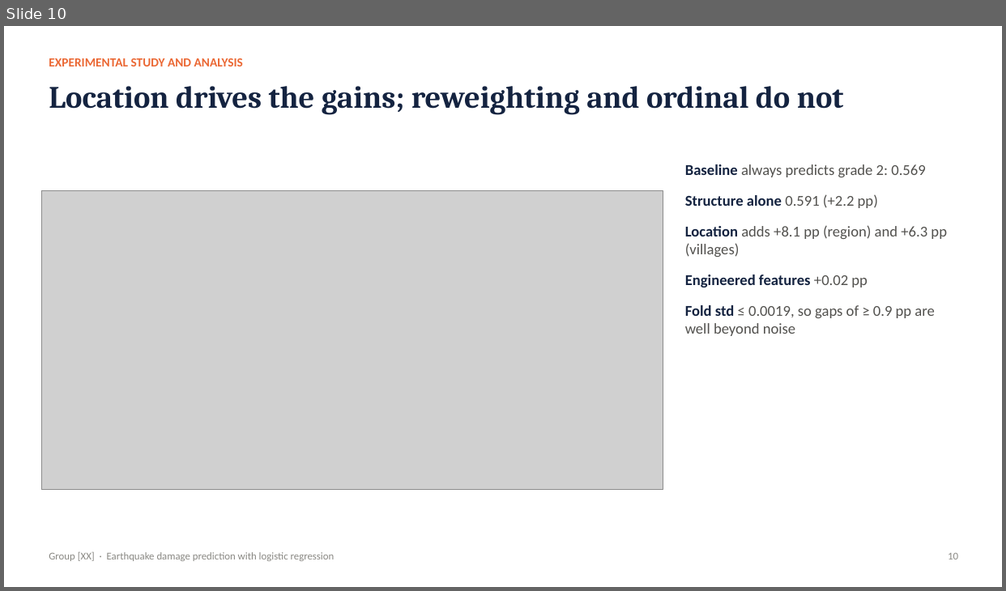
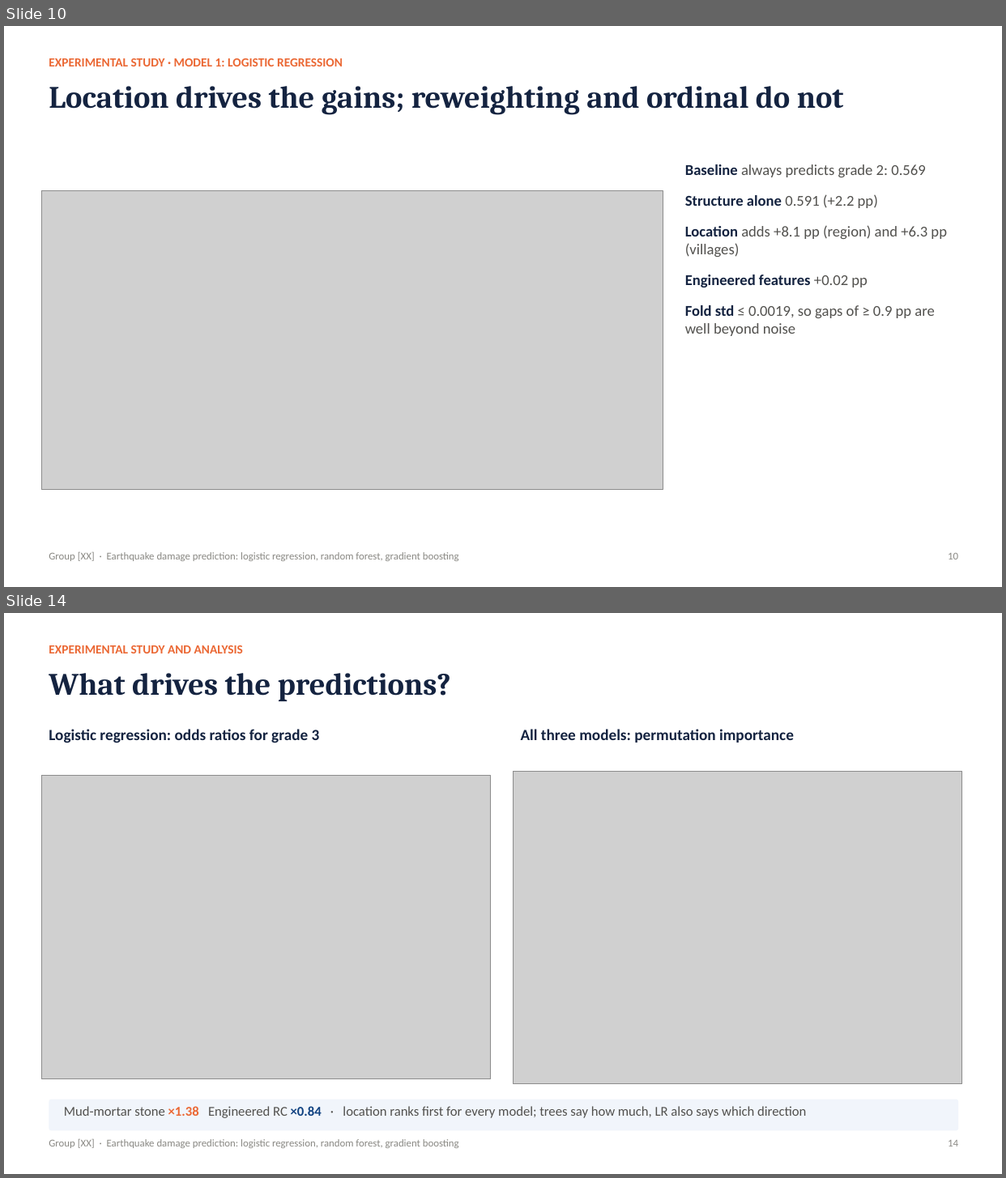
Before and after one commit to watersalamander/MH6810-Python-Project, a slide deck: slides/presentation.pptx. Shown one above the other, each under a label of ours: slide 10 before the commit, slides 10 and 14 after it; the slides between them are not shown. The pictures are 1006x591 and 1006x1178 pixels, drawn with LibreOffice and Linux fonts; fonts in the diff are those of the drawing; grey boxes stand for pictures. Boxes give left, top, right and bottom in pixels: in the first picture for what was removed or moved away, otherwise in the second. Text is boxed around its words. In the diff, an @@ line names an element or a change of style, - is before the commit and + after.

```diff
--- a/slides/presentation.pptx
+++ b/slides/presentation.pptx
@@ slide 14 added at <box>4,613,1002,1174</box>, background #FFFFFF @@
@@ text added at <box>49,645,243,653</box>, 12 pt, text #EB6834, bold @@
+EXPERIMENTAL STUDY AND ANALYSIS
@@ text added at <box>49,673,451,701</box>, 30 pt, text #142340, bold @@
+What drives the predictions?
@@ text added at <box>49,729,320,743</box>, 15 pt, text #142340, bold @@
+Logistic regression: odds ratios for grade 3
@@ text added at <box>521,729,794,743</box>, 15 pt, text #142340, bold @@
+All three models: permutation importance
@@ picture added at <box>41,776,491,1079</box> @@
@@ picture added at <box>513,771,962,1084</box> @@
@@ rounded rectangle added at <box>49,1100,958,1131</box>, fill #F1F5FB @@
@@ text added at <box>64,1106,806,1118</box>, 13 pt, text #52514E @@
+Mud-mortar stone ×1.38 Engineered RC ×0.84 · location ranks first for every model; trees say how much, LR also says which direction
@@ text added at <box>49,1139,459,1148</box>, 10 pt, text #8A8984 @@
+Group [XX] · Earthquake damage prediction: logistic regression, random forest, gradient boosting
@@ text added at <box>948,1140,958,1147</box>, 10 pt, text #8A8984 @@
+14
@@ slide 10 changed as well @@
@@ text at <box>49,58,343,66</box>: text changed @@
-EXPERIMENTAL STUDY AND ANALYSIS
+EXPERIMENTAL STUDY · MODEL 1: LOGISTIC REGRESSION
@@ text at <box>49,552,459,561</box>: text changed @@
-Group [XX] · Earthquake damage prediction with logistic regression
+Group [XX] · Earthquake damage prediction: logistic regression, random forest, gradient boosting
```
Also in this commit, not shown: 13 other slides changed, 1 other slide added, 1 slide removed, 22 other files.
